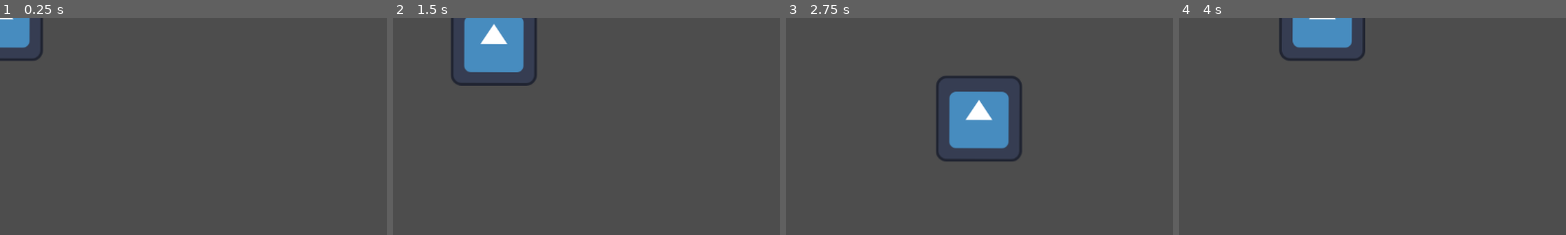
Above: before the commit, frames 1-4 (left to right).
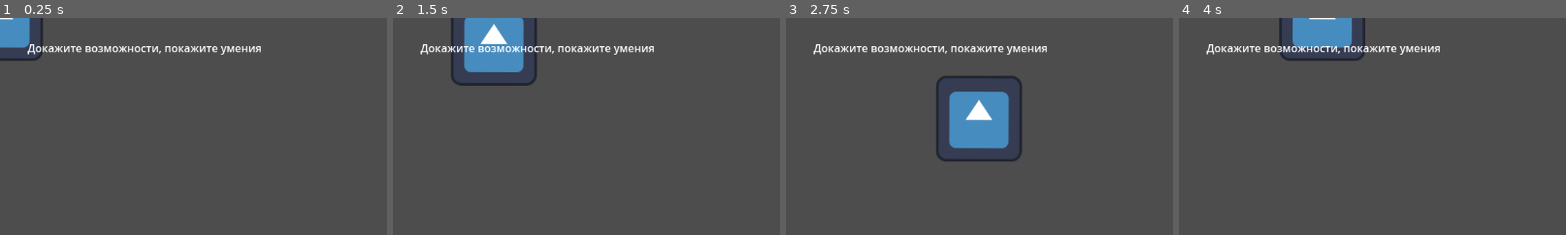
Above: after the commit, the same moments.

Repository: LordGvozd/ludum-dare-56
Game: Godot game, scene res://scenes/player.tscn
The game is run twice, just before and just after one commit, with the same random seed, the same clock (stepped at 60 frames per second) and the same inputs. The project has no main scene, so this scene is started directly. The engine's default icon, where the game draws it, is replaced by a stand-in: a white triangle on a blue panel in a dark square.
Inputs:
- Up to frame 1 (0.25 s): no input
- Up to frame 2 (1.5 s): tap Enter at 0.5 s; hold D (right) 0.53-1.28 s; tap Space (attack) at 0.6, 1.35 s; hold S (down) from 1.28 s (still down)
- Up to frame 3 (2.75 s): release S (down) at 2.03 s; hold D (right) from 2.03 s (still down); tap Space (attack) at 2.1 s
- Up to frame 4 (4 s): release D (right) at 2.78 s; hold W (up) 2.78-3.53 s; tap Space (attack) at 2.85, 3.6 s; hold A (left) from 3.53 s (still down)
The pictures show only the part of the screen within x 0-50%, y 0-50%; the shares and areas given below are measured in that part.

The runs differ from the first frame. In frame 1, 1.2% of the frame differs, in the area x 7-68%, y 12-17%; in frame 2, 1.2%; in frame 3, 1.2%; in frame 4, 1.2%.

Commit message:
Add tasks prototype

Diff:
--- a/project.godot
+++ b/project.godot
@@ -17,7 +17,7 @@
 
 [autoload]
 
-EventsStorage="*res://scripts/events_storage.gd"
+EventsStorage="*res://scripts/events/events_storage.gd"
 
 [input]
 
--- a/scenes/event_trigger.tscn
+++ b/scenes/event_trigger.tscn
@@ -1,6 +1,6 @@
 [gd_scene load_steps=3 format=3 uid="uid://rsw7efxc86i8"]
 
-[ext_resource type="Script" path="res://scripts/event_trigger.gd" id="1_fxukt"]
+[ext_resource type="Script" path="res://scripts/events/event_trigger.gd" id="1_fxukt"]
 
 [sub_resource type="RectangleShape2D" id="RectangleShape2D_sfucp"]
 size = Vector2(53, 47)
--- a/scenes/player.tscn
+++ b/scenes/player.tscn
@@ -1,10 +1,11 @@
-[gd_scene load_steps=8 format=3 uid="uid://6wm5prnpnwpg"]
+[gd_scene load_steps=9 format=3 uid="uid://ddv6rylqccgfk"]
 
 [ext_resource type="Script" path="res://scripts/player/player_input.gd" id="1_5hib8"]
 [ext_resource type="Script" path="res://scripts/player/player.gd" id="1_cse06"]
 [ext_resource type="Script" path="res://scripts/player/player_movement.gd" id="3_kqi1q"]
 [ext_resource type="Texture2D" uid="uid://bkugho13wod8v" path="res://icon.svg" id="4_vre1s"]
 [ext_resource type="Script" path="res://scripts/player/player_attack.gd" id="5_kjhrr"]
+[ext_resource type="Script" path="res://scripts/tasks/task_controller.gd" id="6_6g3kr"]
 
 [sub_resource type="CircleShape2D" id="CircleShape2D_04wun"]
 radius = 62.6498
@@ -44,5 +45,20 @@
 disabled = true
 debug_color = Color(0.106125, 0.647982, 3.85046e-07, 0.42)
 
+[node name="Control" type="Control" parent="." node_paths=PackedStringArray("task_text_label")]
+layout_mode = 3
+anchors_preset = 0
+offset_right = 1154.0
+offset_bottom = 644.0
+script = ExtResource("6_6g3kr")
+task_text_label = NodePath("Label")
+tasks_file = "res://storage/tasks/test_tasks.json"
+
+[node name="Label" type="Label" parent="Control"]
+offset_left = 41.0
+offset_top = 33.0
+offset_right = 320.0
+offset_bottom = 96.0
+
 [connection signal="timeout" from="PlayerAttackTimer" to="PlayerInput" method="_on_player_attack_timer_timeout"]
 [connection signal="body_entered" from="PlayerMovement/PlayerAttackArea" to="PlayerAttack" method="_on_player_attack_area_body_entered"]
--- /dev/null
+++ b/scenes/trigger_depends.tscn
@@ -0,0 +1,6 @@
+[gd_scene load_steps=2 format=3 uid="uid://b3v60sooci4j1"]
+
+[ext_resource type="Script" path="res://scripts/events/trigger_depends.gd" id="1_h57ep"]
+
+[node name="TriggerDepends" type="Node2D"]
+script = ExtResource("1_h57ep")
--- a/scripts/dialog_npc.gd
+++ b/scripts/dialog_npc.gd
@@ -15,7 +15,7 @@
 		current_phrase = ""
 
 	var dialog_data_string = FileAccess.get_file_as_string(dialog_path)
-	var dialog_json: Dictionary = JSON.parse_string(dialog_data_string)
+	var dialog_json = JSON.parse_string(dialog_data_string)
 
 	var dialog_events = dialog_json.keys()
 	dialog_events.reverse()
--- a/scripts/events_storage.gd
+++ b/scripts/events/events_storage.gd
@@ -1,20 +1,32 @@
 extends Node
 
 static var file_name = "user://events.json"
-static var default_events = ["start", ]
+static var default_events = ["start"]
 
+var _callbacks = []
+var _events = []
+
+func register_event_change_callback(callback: Callable) -> void:
+	_callbacks.append(callback)
 
 func load_events() -> Array:
+	if  _events:
+		return _events
+
 	if not FileAccess.file_exists(file_name):
+		_events = default_events
 		return default_events
 
 	var events_string = FileAccess.get_file_as_string(file_name)
+
 	var events_json = JSON.parse_string(events_string)
 
+	_events = _events
 	return events_json
 
 
 func add_event(event: String) -> void:
+	print("ADd")
 	var events = load_events()
 
 	if event in events:
@@ -27,9 +39,18 @@
 	var events_file = FileAccess.open(file_name, FileAccess.WRITE)
 
 	events_file.store_string(events_string)
+	_events = events
+
+	_run_callbacks()
+
+func _run_callbacks():
+	# Run all callbacks
+	for clb in _callbacks:
+		clb.call()
 
 
 func clear_events() -> void:
+	print("Clear")
 	var events_file = FileAccess.open(file_name, FileAccess.WRITE)
 
 	events_file.store_string(JSON.stringify(default_events))
--- /dev/null
+++ b/scripts/events/trigger_depends.gd
@@ -0,0 +1,9 @@
+extends Node2D
+
+@export var depends_on_event: String
+
+func _ready() -> void:
+	var events = EventsStorage.load_events()
+
+	if depends_on_event not in events:
+		queue_free()
--- /dev/null
+++ b/scripts/tasks/task_controller.gd
@@ -0,0 +1,34 @@
+extends Control
+
+@export var task_text_label: Label
+@export_file(".json") var  tasks_file: String
+
+func _ready() -> void:
+	#EventsStorage.clear_events()
+	EventsStorage.register_event_change_callback(Callable(self, "on_event_changed"))
+
+	_set_task()
+
+func _set_task():
+	var tasks = _load_tasks()
+	var tasks_events = tasks.keys()
+	tasks_events.reverse()
+
+	var events = EventsStorage.load_events()
+
+	for event in tasks_events:
+		if event in events:
+			task_text_label.text = tasks[event]
+			break
+
+
+func _load_tasks() -> Dictionary:
+	var tasks_string = FileAccess.get_file_as_string(tasks_file)
+	var tasks = JSON.parse_string(tasks_string)
+
+
+	return tasks
+
+
+func on_event_changed():
+	_set_task()
--- /dev/null
+++ b/storage/tasks/test_tasks.json
@@ -0,0 +1,5 @@
+{
+	"start": "Докажите возможности, покажите умения",
+	"1": "Деградируйте до 2",
+	"2": "ГИГА МАЧАЧА"
+}
Not shown: 1 places in scenes/dialog_npc.tscn that only renumber resources
Renamed: scripts/event_trigger.gd -> scripts/events/event_trigger.gd
Renamed: dialogs/test_dialog.json -> storage/dialogs/test_dialog.json
